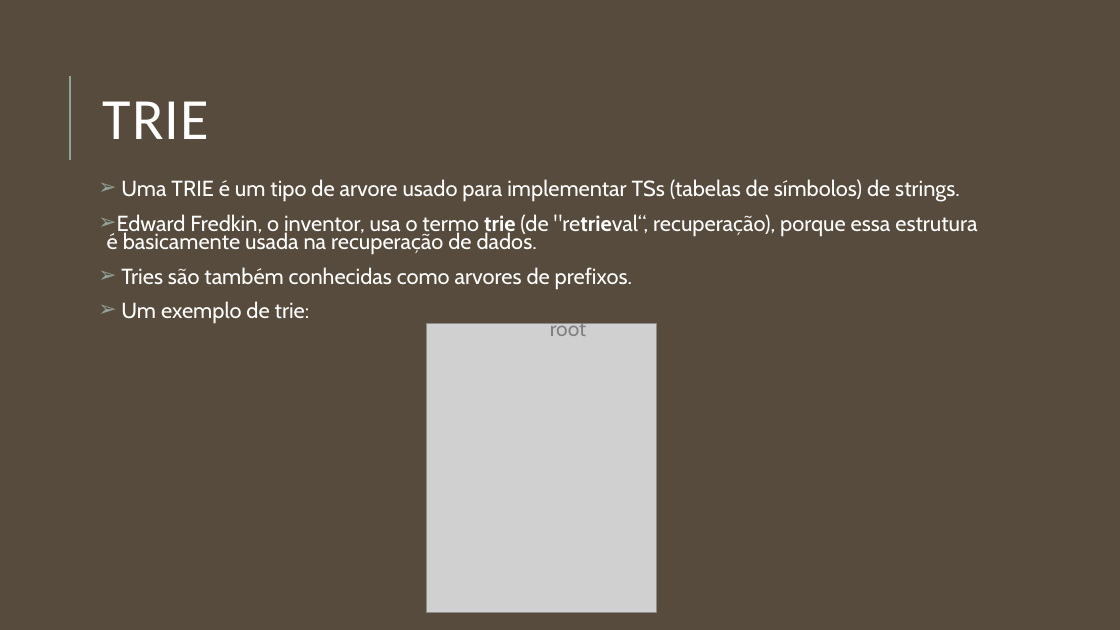
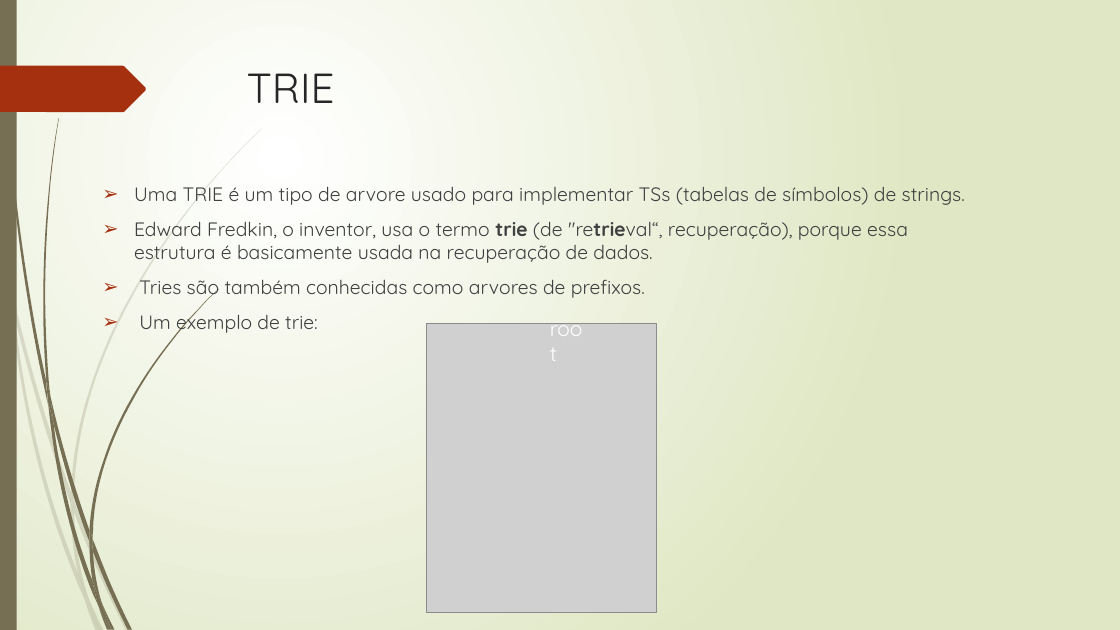
Before and after one commit to CryptoHBP/Trie, a slide deck: slide 2 of TRIE.pptm. Drawn at 1120x630 pixels with LibreOffice and Linux fonts; fonts in the diff are those of the drawing; grey boxes stand for pictures. Boxes give left, top, right and bottom in pixels: in the first picture for what was removed or moved away, otherwise in the second. Text is boxed around its words. In the diff, an @@ line names an element or a change of style, - is before the commit and + after.

```diff
--- a/TRIE.pptm
+++ b/TRIE.pptm
@@ background #564B3C to gradient #FFFFFF to #DFE8C4 @@
@@ rectangle added at <box>0,0,17,630</box>, fill #766F54 @@
@@ title "TRIE": place and size @@
-title "TRIE" at <box>102,101,209,139</box>
+title "TRIE" at <box>247,73,335,103</box>
@@ title "TRIE" at <box>247,73,335,103</box>: size 50 to 36 pt, font Calibri to Quicksand, text colour #FFFFFF to #262626, letter spacing 1 to 0 pt; line spacing 0.8 to 1; vertical alignment middle to top @@
@@ freeform shape added at <box>0,66,146,112</box>, fill #A53010 @@
@@ line removed from (70, 160) to (70, 76) @@
@@ text "Uma TRIE é um tipo ..." at <box>134,186,965,336</box>: size 18.7 to 16.6 pt, font Cabin to Quicksand, text colour #FFFFFF to #404040; indent changed; line spacing 0.7 to 1; less space between paragraphs; bullet colour #93A299 to #A53010 @@
@@ text "root" at <box>542,311,596,344</box>: font Cabin to Quicksand, text colour #808080 to #FFFFFF @@
@@ group added at <box>0,129,262,630</box>: 10 freeform shapes @@
@@ group added at <box>3,0,218,630</box>: 12 freeform shapes @@
```
Also in this commit, not shown: 8 other slides changed, 4 slides removed, 1 other file.
